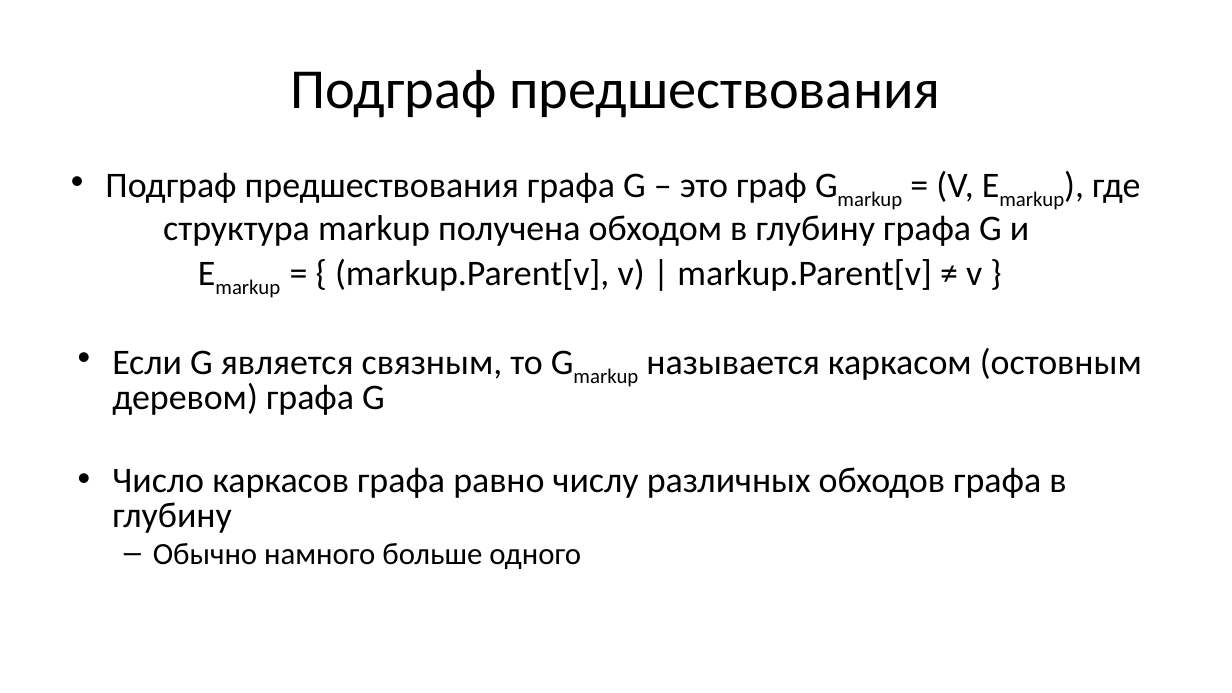
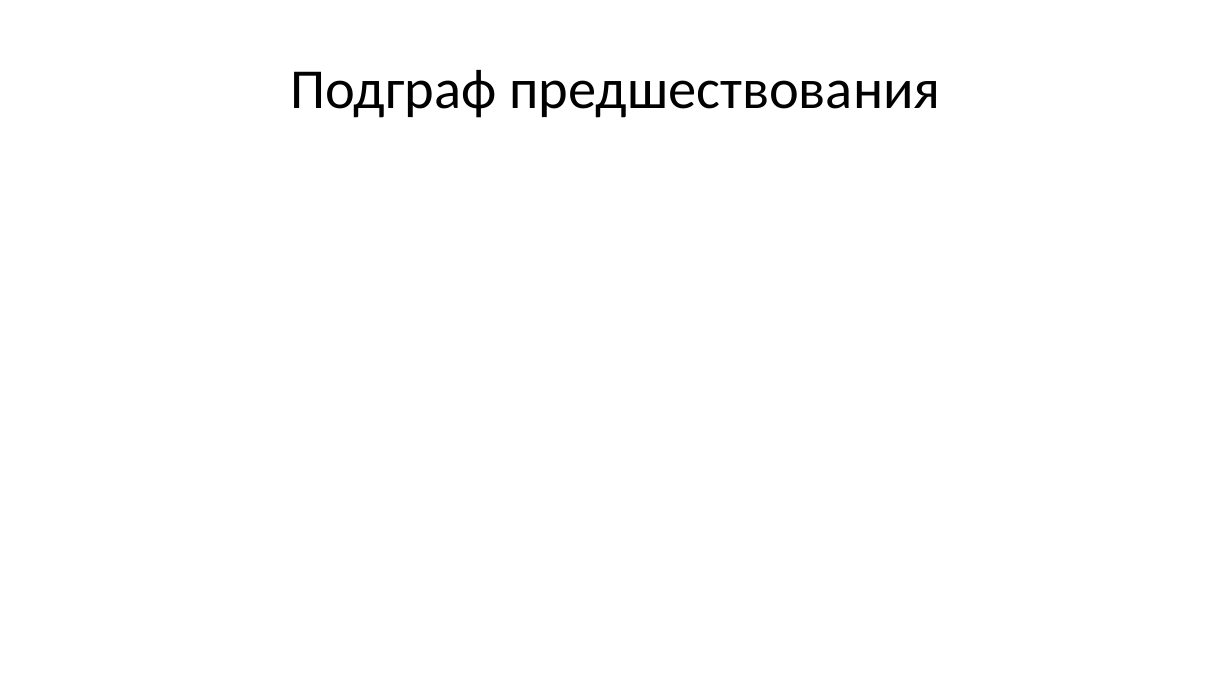
Before and after one commit to Evgueni-Petrov-aka-espetrov/Algorithms-and-Programming-in-C-pptx, a slide deck: slide 35 of 16 Обходы и каркасы графа.pptx (slide 6 before the commit). Drawn at 1232x693 pixels with LibreOffice and Linux fonts; fonts in the diff are those of the drawing. Boxes give left, top, right and bottom in pixels: in the first picture for what was removed or moved away, otherwise in the second. Text is boxed around its words. In the diff, an @@ line names an element or a change of style, - is before the commit and + after.

```diff
--- a/16 Обходы и каркасы графа.pptx
+++ b/16 Обходы и каркасы графа.pptx
@@ text removed at bbox=[105, 171, 1142, 569] @@
-• Подграф предшествования графа G – это граф Gmarkup = (V, Emarkup), где
-структура markup получена обходом в глубину графа G и
-Emarkup = { (markup.Parent[v], v) | markup.Parent[v] ≠ v }
-• Если G является связным, то Gmarkup называется каркасом (остовным деревом) графа G
-• Число каркасов графа равно числу различных обходов графа в глубину
-  – Обычно намного больше одного
```
Also in this commit, not shown: 21 other slides changed, 196 slides added, 1 slide removed.
